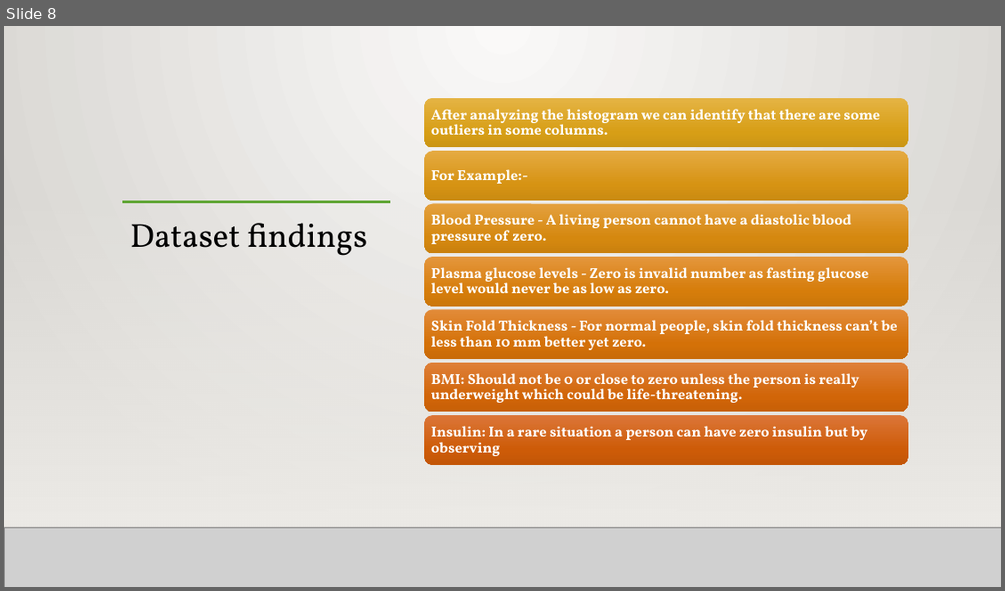
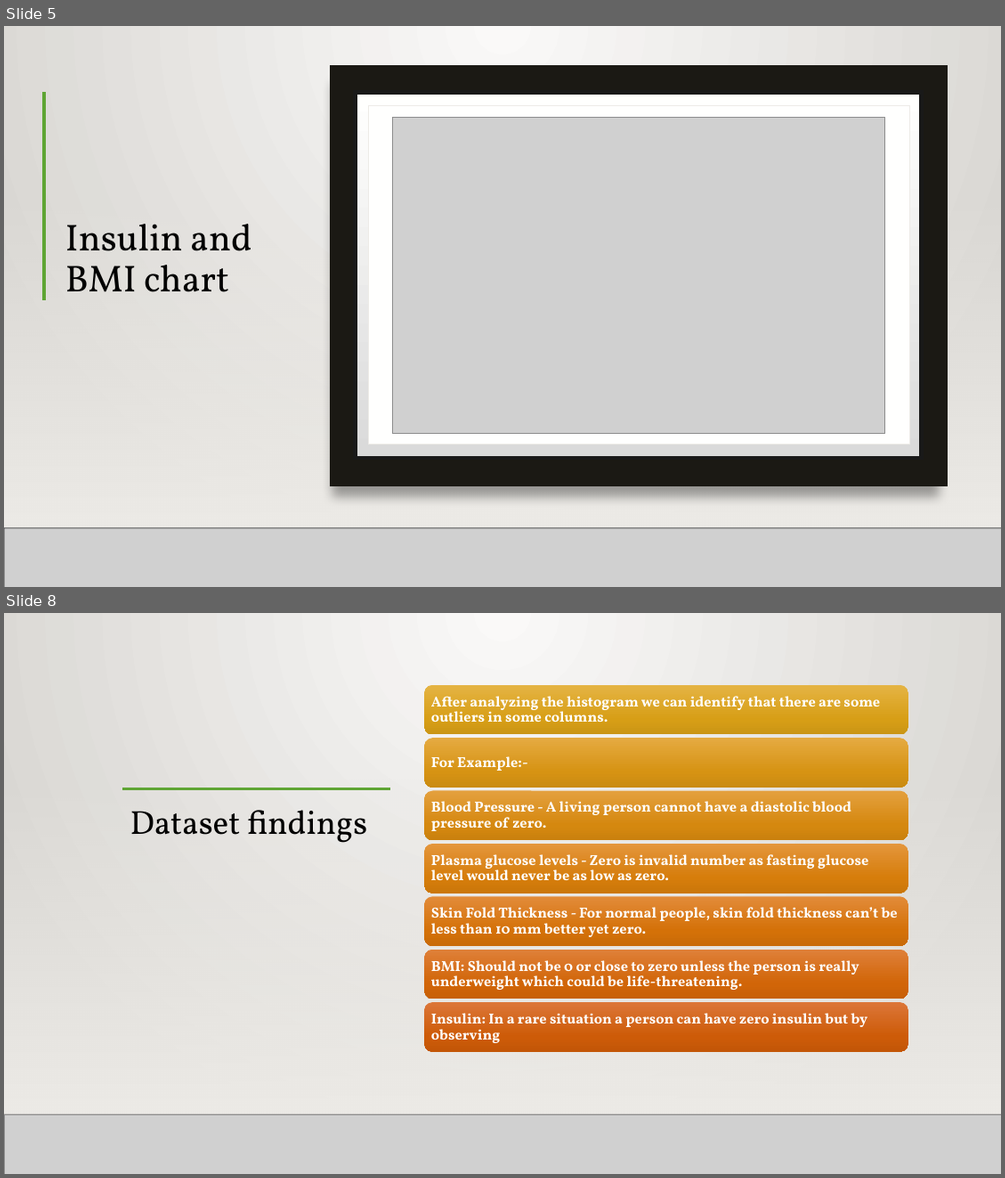
Before and after one commit to bernardolapel/Supervised-Learning-Project, a slide deck: MachineLearning_Supervised_AdeboyeBernard.pptx. Shown one above the other, each under a label of ours: slide 8 before the commit, slides 5 and 8 after it; the slides between them are not shown. The pictures are 1005x591 and 1005x1178 pixels, drawn with LibreOffice and Linux fonts; fonts in the diff are those of the drawing; grey boxes stand for pictures; background and template pictures are left out. Boxes give left, top, right and bottom in pixels: in the first picture for what was removed or moved away, otherwise in the second. Text is boxed around its words. In the diff, an @@ line names an element or a change of style, - is before the commit and + after.

```diff
--- a/MachineLearning_Supervised_AdeboyeBernard.pptx
+++ b/MachineLearning_Supervised_AdeboyeBernard.pptx
@@ slide 5 added at (4, 26, 1001, 587), background gradient #FAFAF9 to #D7D5D2; not listed: 3 template elements that a slide beside it also shows @@
@@ rectangle added at (4, 26, 1001, 587), fill gradient #FAFAF9 to #D7D5D2 @@
@@ rectangle added at (329, 66, 947, 487), fill #1B1914 @@
@@ line added from (44, 92) to (44, 300), #5FA534 3 pt @@
@@ line added from (194, 91) to (194, 300), #5FA534 3 pt @@
@@ rectangle added at (355, 93, 922, 458), fill gradient #DADADA to #FFFFFE, outline #191919 4 pt @@
@@ rectangle added at (368, 106, 909, 444), fill #FFFFFE, outline #EDEBE7 0.5 pt @@
@@ picture added at (393, 118, 885, 434) @@
@@ rectangle added at (4, 191, 1001, 527), fill gradient #EDEBE7 @@
@@ rectangle added at (4, 191, 1001, 527), fill gradient #EDEBE7 @@
@@ text added at (65, 224, 252, 292), 36 pt, text #000000 @@
+Insulin and BMI chart
@@ line added from (4, 529) to (1001, 529), #000001 1 pt @@
@@ picture added at (4, 528, 1001, 587) @@
@@ line added from (4, 529) to (1001, 529), #000001 1 pt @@
```
Also in this commit, not shown: 7 slides changed, 1 slide removed, 2 other files.
